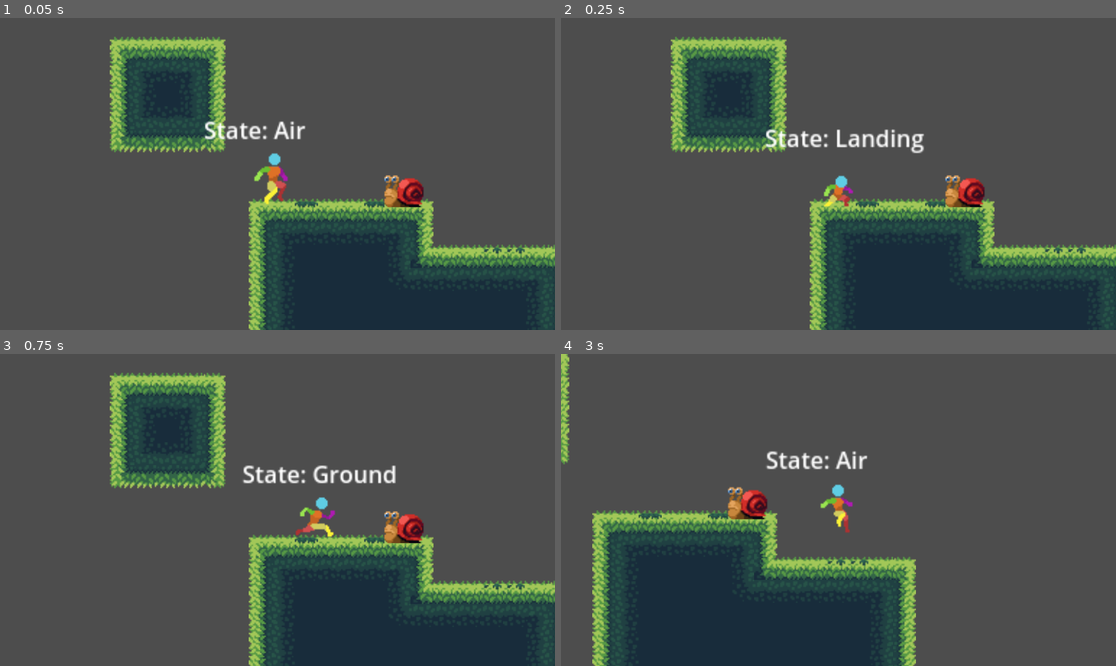
Above: before the commit, frames 1-4 (two rows, left to right).
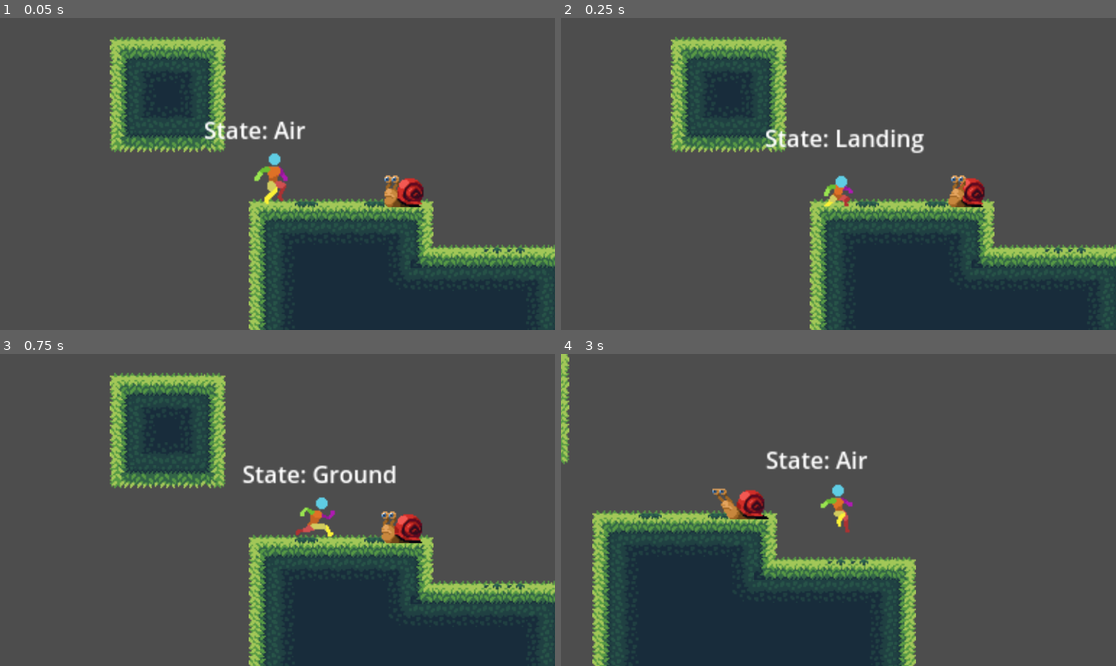
Above: after the commit, the same moments.

Repository: Allus-Interactive/platform-combat-game
Game: Godot game, scene res://scenes/main.tscn
The game is run twice, just before and just after one commit, with the same random seed, the same clock (stepped at 60 frames per second) and the same inputs.
Inputs:
- Up to frame 1 (0.05 s): no input
- Up to frame 2 (0.25 s): no input
- Up to frame 3 (0.75 s): hold D (move_right) from 0.53 s (still down); hold O (roll) from 0.53 s (still down)
- Up to frame 4 (3 s): tap Space (jump) at 0.77, 0.8, 1.07, 1.35, 1.52, 1.82, 2.3 s; release O (roll) at 1.28 s; tap O (roll) at 1.55, 2.85 s; release D (move_right) at 2.03 s; hold A (move_left) 2.03-2.78 s; hold P (attack) 2.03-2.78 s; hold D (move_right) from 2.78 s (still down)

Frame 1 is identical in both runs. In frame 2, 0.3% of the frame differs, in the area x 69-77%, y 50-61%; in frame 3, 0.4%; in frame 4, 0.6%, in the area x 27-38%, y 42-54%.

Commit message:
set up enemy state machine and dead animation

Diff:
--- a/scenes/enemies/snail.tscn
+++ b/scenes/enemies/snail.tscn
@@ -1,7 +1,25 @@
-[gd_scene load_steps=7 format=3 uid="uid://cm8exbu7yrhd2"]
+[gd_scene load_steps=16 format=3 uid="uid://cm8exbu7yrhd2"]
 
 [ext_resource type="Texture2D" uid="uid://d0tt1tfpdc81s" path="res://assets/enemies/snail/walk-Sheet.png" id="1_2854r"]
+[ext_resource type="Texture2D" uid="uid://cajsiurcjb750" path="res://assets/enemies/snail/Dead-Sheet.png" id="1_v3kle"]
 [ext_resource type="Script" path="res://scripts/enemies/damageable.gd" id="2_7kc3c"]
+[ext_resource type="Script" path="res://scripts/character_state_machine.gd" id="4_sgwu1"]
+[ext_resource type="Script" path="res://scripts/player_state.gd" id="5_jx8yx"]
+
+[sub_resource type="Animation" id="Animation_qqf4w"]
+length = 0.001
+tracks/0/type = "value"
+tracks/0/imported = false
+tracks/0/enabled = true
+tracks/0/path = NodePath("Sprite2D:frame")
+tracks/0/interp = 1
+tracks/0/loop_wrap = true
+tracks/0/keys = {
+"times": PackedFloat32Array(0),
+"transitions": PackedFloat32Array(1),
+"update": 1,
+"values": [0]
+}
 
 [sub_resource type="Animation" id="Animation_1kr7b"]
 resource_name = "walk"
@@ -44,26 +62,71 @@
 "values": [0, 1, 2, 3, 4, 5, 6, 7]
 }
 
-[sub_resource type="Animation" id="Animation_qqf4w"]
-length = 0.001
+[sub_resource type="Animation" id="Animation_ixx0x"]
+resource_name = "dead"
+length = 0.8
 tracks/0/type = "value"
 tracks/0/imported = false
 tracks/0/enabled = true
-tracks/0/path = NodePath("Sprite2D:frame")
+tracks/0/path = NodePath("Sprite2D:texture")
 tracks/0/interp = 1
 tracks/0/loop_wrap = true
 tracks/0/keys = {
 "times": PackedFloat32Array(0),
 "transitions": PackedFloat32Array(1),
 "update": 1,
-"values": [0]
+"values": [ExtResource("1_v3kle")]
+}
+tracks/1/type = "value"
+tracks/1/imported = false
+tracks/1/enabled = true
+tracks/1/path = NodePath("Sprite2D:hframes")
+tracks/1/interp = 1
+tracks/1/loop_wrap = true
+tracks/1/keys = {
+"times": PackedFloat32Array(0),
+"transitions": PackedFloat32Array(1),
+"update": 1,
+"values": [8]
+}
+tracks/2/type = "value"
+tracks/2/imported = false
+tracks/2/enabled = true
+tracks/2/path = NodePath("Sprite2D:frame")
+tracks/2/interp = 1
+tracks/2/loop_wrap = true
+tracks/2/keys = {
+"times": PackedFloat32Array(0, 0.1, 0.2, 0.3, 0.4, 0.5, 0.6, 0.7),
+"transitions": PackedFloat32Array(1, 1, 1, 1, 1, 1, 1, 1),
+"update": 1,
+"values": [0, 1, 2, 3, 4, 5, 6, 7]
 }
 
 [sub_resource type="AnimationLibrary" id="AnimationLibrary_7ukf3"]
 _data = {
 "RESET": SubResource("Animation_qqf4w"),
+"dead": SubResource("Animation_ixx0x"),
 "walk": SubResource("Animation_1kr7b")
 }
+
+[sub_resource type="AnimationNodeAnimation" id="AnimationNodeAnimation_hlakp"]
+animation = &"dead"
+
+[sub_resource type="AnimationNodeAnimation" id="AnimationNodeAnimation_8nhbc"]
+animation = &"walk"
+
+[sub_resource type="AnimationNodeStateMachineTransition" id="AnimationNodeStateMachineTransition_scfkn"]
+advance_mode = 2
+
+[sub_resource type="AnimationNodeStateMachineTransition" id="AnimationNodeStateMachineTransition_7xblh"]
+
+[sub_resource type="AnimationNodeStateMachine" id="AnimationNodeStateMachine_38meu"]
+states/Start/position = Vector2(202, 100)
+states/dead/node = SubResource("AnimationNodeAnimation_hlakp")
+states/dead/position = Vector2(550, 100)
+states/walk/node = SubResource("AnimationNodeAnimation_8nhbc")
+states/walk/position = Vector2(369, 100)
+transitions = ["Start", "walk", SubResource("AnimationNodeStateMachineTransition_scfkn"), "walk", "dead", SubResource("AnimationNodeStateMachineTransition_7xblh")]
 
 [sub_resource type="RectangleShape2D" id="RectangleShape2D_wlvsk"]
 size = Vector2(30, 22)
@@ -71,7 +134,7 @@
 [node name="Snail" type="CharacterBody2D"]
 
 [node name="Sprite2D" type="Sprite2D" parent="."]
-texture = ExtResource("1_2854r")
+texture = ExtResource("1_v3kle")
 hframes = 8
 
 [node name="AnimationPlayer" type="AnimationPlayer" parent="."]
@@ -79,9 +142,29 @@
 "": SubResource("AnimationLibrary_7ukf3")
 }
 
+[node name="AnimationTree" type="AnimationTree" parent="."]
+tree_root = SubResource("AnimationNodeStateMachine_38meu")
+anim_player = NodePath("../AnimationPlayer")
+
 [node name="CollisionShape2D" type="CollisionShape2D" parent="."]
 position = Vector2(-1, 5)
 shape = SubResource("RectangleShape2D_wlvsk")
 
 [node name="Damageable" type="Node" parent="."]
 script = ExtResource("2_7kc3c")
+
+[node name="CharacterStateMachine" type="Node" parent="." node_paths=PackedStringArray("character", "current_state", "animation_tree")]
+script = ExtResource("4_sgwu1")
+character = NodePath("..")
+current_state = NodePath("Walk")
+animation_tree = NodePath("../AnimationTree")
+
+[node name="Walk" type="Node" parent="CharacterStateMachine"]
+script = ExtResource("5_jx8yx")
+
+[node name="Dead" type="Node" parent="CharacterStateMachine"]
+script = ExtResource("5_jx8yx")
+can_move = false
+
+[node name="Hit" type="Node" parent="CharacterStateMachine"]
+script = ExtResource("5_jx8yx")
--- a/scenes/player.tscn
+++ b/scenes/player.tscn
@@ -34,328 +34,6 @@
 "values": [0]
 }
 
-[sub_resource type="Animation" id="Animation_fckc7"]
-resource_name = "double_jump"
-length = 0.1
-tracks/0/type = "value"
-tracks/0/imported = false
-tracks/0/enabled = true
-tracks/0/path = NodePath(".:texture")
-tracks/0/interp = 1
-tracks/0/loop_wrap = true
-tracks/0/keys = {
-"times": PackedFloat32Array(0),
-"transitions": PackedFloat32Array(1),
-"update": 1,
-"values": [ExtResource("3_8t4y0")]
-}
-tracks/1/type = "value"
-tracks/1/imported = false
-tracks/1/enabled = true
-tracks/1/path = NodePath(".:hframes")
-tracks/1/interp = 1
-tracks/1/loop_wrap = true
-tracks/1/keys = {
-"times": PackedFloat32Array(0),
-"transitions": PackedFloat32Array(1),
-"update": 1,
-"values": [3]
-}
-tracks/2/type = "value"
-tracks/2/imported = false
-tracks/2/enabled = true
-tracks/2/path = NodePath(".:frame")
-tracks/2/interp = 1
-tracks/2/loop_wrap = true
-tracks/2/keys = {
-"times": PackedFloat32Array(0),
-"transitions": PackedFloat32Array(1),
-"update": 1,
-"values": [0]
-}
-
-[sub_resource type="Animation" id="Animation_qqwf2"]
-resource_name = "idle"
-loop_mode = 1
-tracks/0/type = "value"
-tracks/0/imported = false
-tracks/0/enabled = true
-tracks/0/path = NodePath(".:texture")
-tracks/0/interp = 1
-tracks/0/loop_wrap = true
-tracks/0/keys = {
-"times": PackedFloat32Array(0),
-"transitions": PackedFloat32Array(1),
-"update": 1,
-"values": [ExtResource("2_2tdic")]
-}
-tracks/1/type = "value"
-tracks/1/imported = false
-tracks/1/enabled = true
-tracks/1/path = NodePath(".:hframes")
-tracks/1/interp = 1
-tracks/1/loop_wrap = true
-tracks/1/keys = {
-"times": PackedFloat32Array(0),
-"transitions": PackedFloat32Array(1),
-"update": 1,
-"values": [10]
-}
-tracks/2/type = "value"
-tracks/2/imported = false
-tracks/2/enabled = true
-tracks/2/path = NodePath(".:frame")
-tracks/2/interp = 1
-tracks/2/loop_wrap = true
-tracks/2/keys = {
-"times": PackedFloat32Array(0, 0.1, 0.2, 0.3, 0.4, 0.5, 0.6, 0.7, 0.8, 0.9),
-"transitions": PackedFloat32Array(1, 1, 1, 1, 1, 1, 1, 1, 1, 1),
-"update": 1,
-"values": [0, 1, 2, 3, 4, 5, 6, 7, 8, 9]
-}
-
-[sub_resource type="Animation" id="Animation_gixh5"]
-resource_name = "jump_end"
-length = 0.1
-tracks/0/type = "value"
-tracks/0/imported = false
-tracks/0/enabled = true
-tracks/0/path = NodePath(".:texture")
-tracks/0/interp = 1
-tracks/0/loop_wrap = true
-tracks/0/keys = {
-"times": PackedFloat32Array(0),
-"transitions": PackedFloat32Array(1),
-"update": 1,
-"values": [ExtResource("3_8t4y0")]
-}
-tracks/1/type = "value"
-tracks/1/imported = false
-tracks/1/enabled = true
-tracks/1/path = NodePath(".:hframes")
-tracks/1/interp = 1
-tracks/1/loop_wrap = true
-tracks/1/keys = {
-"times": PackedFloat32Array(0),
-"transitions": PackedFloat32Array(1),
-"update": 1,
-"values": [3]
-}
-tracks/2/type = "value"
-tracks/2/imported = false
-tracks/2/enabled = true
-tracks/2/path = NodePath(".:frame")
-tracks/2/interp = 1
-tracks/2/loop_wrap = true
-tracks/2/keys = {
-"times": PackedFloat32Array(0),
-"transitions": PackedFloat32Array(1),
-"update": 1,
-"values": [2]
-}
-
-[sub_resource type="Animation" id="Animation_0uyda"]
-resource_name = "jump_middle"
-length = 0.1
-tracks/0/type = "value"
-tracks/0/imported = false
-tracks/0/enabled = true
-tracks/0/path = NodePath(".:texture")
-tracks/0/interp = 1
-tracks/0/loop_wrap = true
-tracks/0/keys = {
-"times": PackedFloat32Array(0),
-"transitions": PackedFloat32Array(1),
-"update": 1,
-"values": [ExtResource("3_8t4y0")]
-}
-tracks/1/type = "value"
-tracks/1/imported = false
-tracks/1/enabled = true
-tracks/1/path = NodePath(".:hframes")
-tracks/1/interp = 1
-tracks/1/loop_wrap = true
-tracks/1/keys = {
-"times": PackedFloat32Array(0),
-"transitions": PackedFloat32Array(1),
-"update": 1,
-"values": [3]
-}
-tracks/2/type = "value"
-tracks/2/imported = false
-tracks/2/enabled = true
-tracks/2/path = NodePath(".:frame")
-tracks/2/interp = 1
-tracks/2/loop_wrap = true
-tracks/2/keys = {
-"times": PackedFloat32Array(0),
-"transitions": PackedFloat32Array(1),
-"update": 1,
-"values": [1]
-}
-
-[sub_resource type="Animation" id="Animation_7yqmp"]
-resource_name = "jump_start"
-length = 0.1
-tracks/0/type = "value"
-tracks/0/imported = false
-tracks/0/enabled = true
-tracks/0/path = NodePath(".:texture")
-tracks/0/interp = 1
-tracks/0/loop_wrap = true
-tracks/0/keys = {
-"times": PackedFloat32Array(0),
-"transitions": PackedFloat32Array(1),
-"update": 1,
-"values": [ExtResource("3_8t4y0")]
-}
-tracks/1/type = "value"
-tracks/1/imported = false
-tracks/1/enabled = true
-tracks/1/path = NodePath(".:hframes")
-tracks/1/interp = 1
-tracks/1/loop_wrap = true
-tracks/1/keys = {
-"times": PackedFloat32Array(0),
-"transitions": PackedFloat32Array(1),
-"update": 1,
-"values": [3]
-}
-tracks/2/type = "value"
-tracks/2/imported = false
-tracks/2/enabled = true
-tracks/2/path = NodePath(".:frame")
-tracks/2/interp = 1
-tracks/2/loop_wrap = true
-tracks/2/keys = {
-"times": PackedFloat32Array(0),
-"transitions": PackedFloat32Array(1),
-"update": 1,
-"values": [0]
-}
-
-[sub_resource type="Animation" id="Animation_h3r10"]
-resource_name = "jump_land"
-length = 0.4
-step = 0.05
-tracks/0/type = "value"
-tracks/0/imported = false
-tracks/0/enabled = true
-tracks/0/path = NodePath(".:texture")
-tracks/0/interp = 1
-tracks/0/loop_wrap = true
-tracks/0/keys = {
-"times": PackedFloat32Array(0),
-"transitions": PackedFloat32Array(1),
-"update": 1,
-"values": [ExtResource("4_7bvry")]
-}
-tracks/1/type = "value"
-tracks/1/imported = false
-tracks/1/enabled = true
-tracks/1/path = NodePath(".:hframes")
-tracks/1/interp = 1
-tracks/1/loop_wrap = true
-tracks/1/keys = {
-"times": PackedFloat32Array(0),
-"transitions": PackedFloat32Array(1),
-"update": 1,
-"values": [9]
-}
-tracks/2/type = "value"
-tracks/2/imported = false
-tracks/2/enabled = true
-tracks/2/path = NodePath(".:frame")
-tracks/2/interp = 1
-tracks/2/loop_wrap = true
-tracks/2/keys = {
-"times": PackedFloat32Array(0, 0.05, 0.1, 0.15, 0.2, 0.25, 0.3, 0.35),
-"transitions": PackedFloat32Array(1, 1, 1, 1, 1, 1, 1, 1),
-"update": 1,
-"values": [0, 1, 2, 3, 4, 5, 6, 7]
-}
-
-[sub_resource type="Animation" id="Animation_45js7"]
-resource_name = "roll"
-length = 0.7
-tracks/0/type = "value"
-tracks/0/imported = false
-tracks/0/enabled = true
-tracks/0/path = NodePath(".:texture")
-tracks/0/interp = 1
-tracks/0/loop_wrap = true
-tracks/0/keys = {
-"times": PackedFloat32Array(0),
-"transitions": PackedFloat32Array(1),
-"update": 1,
-"values": [ExtResource("5_teqtv")]
-}
-tracks/1/type = "value"
-tracks/1/imported = false
-tracks/1/enabled = true
-tracks/1/path = NodePath(".:hframes")
-tracks/1/interp = 1
-tracks/1/loop_wrap = true
-tracks/1/keys = {
-"times": PackedFloat32Array(0),
-"transitions": PackedFloat32Array(1),
-"update": 1,
-"values": [7]
-}
-tracks/2/type = "value"
-tracks/2/imported = false
-tracks/2/enabled = true
-tracks/2/path = NodePath(".:frame")
-tracks/2/interp = 1
-tracks/2/loop_wrap = true
-tracks/2/keys = {
-"times": PackedFloat32Array(0, 0.1, 0.2, 0.3, 0.4, 0.5, 0.6),
-"transitions": PackedFloat32Array(1, 1, 1, 1, 1, 1, 1),
-"update": 1,
-"values": [0, 1, 2, 3, 4, 5, 6]
-}
-
-[sub_resource type="Animation" id="Animation_tsto1"]
-resource_name = "run"
-length = 0.8
-loop_mode = 1
-tracks/0/type = "value"
-tracks/0/imported = false
-tracks/0/enabled = true
-tracks/0/path = NodePath(".:texture")
-tracks/0/interp = 1
-tracks/0/loop_wrap = true
-tracks/0/keys = {
-"times": PackedFloat32Array(0),
-"transitions": PackedFloat32Array(1),
-"update": 1,
-"values": [ExtResource("4_pw4qu")]
-}
-tracks/1/type = "value"
-tracks/1/imported = false
-tracks/1/enabled = true
-tracks/1/path = NodePath(".:hframes")
-tracks/1/interp = 1
-tracks/1/loop_wrap = true
-tracks/1/keys = {
-"times": PackedFloat32Array(0),
-"transitions": PackedFloat32Array(1),
-"update": 1,
-"values": [8]
-}
-tracks/2/type = "value"
-tracks/2/imported = false
-tracks/2/enabled = true
-tracks/2/path = NodePath(".:frame")
-tracks/2/interp = 1
-tracks/2/loop_wrap = true
-tracks/2/keys = {
-"times": PackedFloat32Array(0, 0.1, 0.2, 0.3, 0.4, 0.5, 0.6, 0.7),
-"transitions": PackedFloat32Array(1, 1, 1, 1, 1, 1, 1, 1),
-"update": 1,
-"values": [0, 1, 2, 3, 4, 5, 6, 7]
-}
-
 [sub_resource type="Animation" id="Animation_h21k5"]
 resource_name = "attack"
 length = 0.45
@@ -460,6 +138,328 @@
 "transitions": PackedFloat32Array(1, 1),
 "update": 1,
 "values": [true, false]
+}
+
+[sub_resource type="Animation" id="Animation_fckc7"]
+resource_name = "double_jump"
+length = 0.1
+tracks/0/type = "value"
+tracks/0/imported = false
+tracks/0/enabled = true
+tracks/0/path = NodePath(".:texture")
+tracks/0/interp = 1
+tracks/0/loop_wrap = true
+tracks/0/keys = {
+"times": PackedFloat32Array(0),
+"transitions": PackedFloat32Array(1),
+"update": 1,
+"values": [ExtResource("3_8t4y0")]
+}
+tracks/1/type = "value"
+tracks/1/imported = false
+tracks/1/enabled = true
+tracks/1/path = NodePath(".:hframes")
+tracks/1/interp = 1
+tracks/1/loop_wrap = true
+tracks/1/keys = {
+"times": PackedFloat32Array(0),
+"transitions": PackedFloat32Array(1),
+"update": 1,
+"values": [3]
+}
+tracks/2/type = "value"
+tracks/2/imported = false
+tracks/2/enabled = true
+tracks/2/path = NodePath(".:frame")
+tracks/2/interp = 1
+tracks/2/loop_wrap = true
+tracks/2/keys = {
+"times": PackedFloat32Array(0),
+"transitions": PackedFloat32Array(1),
+"update": 1,
+"values": [0]
+}
+
+[sub_resource type="Animation" id="Animation_qqwf2"]
+resource_name = "idle"
+loop_mode = 1
+tracks/0/type = "value"
+tracks/0/imported = false
+tracks/0/enabled = true
+tracks/0/path = NodePath(".:texture")
+tracks/0/interp = 1
+tracks/0/loop_wrap = true
+tracks/0/keys = {
+"times": PackedFloat32Array(0),
+"transitions": PackedFloat32Array(1),
+"update": 1,
+"values": [ExtResource("2_2tdic")]
+}
+tracks/1/type = "value"
+tracks/1/imported = false
+tracks/1/enabled = true
+tracks/1/path = NodePath(".:hframes")
+tracks/1/interp = 1
+tracks/1/loop_wrap = true
+tracks/1/keys = {
+"times": PackedFloat32Array(0),
+"transitions": PackedFloat32Array(1),
+"update": 1,
+"values": [10]
+}
+tracks/2/type = "value"
+tracks/2/imported = false
+tracks/2/enabled = true
+tracks/2/path = NodePath(".:frame")
+tracks/2/interp = 1
+tracks/2/loop_wrap = true
+tracks/2/keys = {
+"times": PackedFloat32Array(0, 0.1, 0.2, 0.3, 0.4, 0.5, 0.6, 0.7, 0.8, 0.9),
+"transitions": PackedFloat32Array(1, 1, 1, 1, 1, 1, 1, 1, 1, 1),
+"update": 1,
+"values": [0, 1, 2, 3, 4, 5, 6, 7, 8, 9]
+}
+
+[sub_resource type="Animation" id="Animation_gixh5"]
+resource_name = "jump_end"
+length = 0.1
+tracks/0/type = "value"
+tracks/0/imported = false
+tracks/0/enabled = true
+tracks/0/path = NodePath(".:texture")
+tracks/0/interp = 1
+tracks/0/loop_wrap = true
+tracks/0/keys = {
+"times": PackedFloat32Array(0),
+"transitions": PackedFloat32Array(1),
+"update": 1,
+"values": [ExtResource("3_8t4y0")]
+}
+tracks/1/type = "value"
+tracks/1/imported = false
+tracks/1/enabled = true
+tracks/1/path = NodePath(".:hframes")
+tracks/1/interp = 1
+tracks/1/loop_wrap = true
+tracks/1/keys = {
+"times": PackedFloat32Array(0),
+"transitions": PackedFloat32Array(1),
+"update": 1,
+"values": [3]
+}
+tracks/2/type = "value"
+tracks/2/imported = false
+tracks/2/enabled = true
+tracks/2/path = NodePath(".:frame")
+tracks/2/interp = 1
+tracks/2/loop_wrap = true
+tracks/2/keys = {
+"times": PackedFloat32Array(0),
+"transitions": PackedFloat32Array(1),
+"update": 1,
+"values": [2]
+}
+
+[sub_resource type="Animation" id="Animation_0uyda"]
+resource_name = "jump_middle"
+length = 0.1
+tracks/0/type = "value"
+tracks/0/imported = false
+tracks/0/enabled = true
+tracks/0/path = NodePath(".:texture")
+tracks/0/interp = 1
+tracks/0/loop_wrap = true
+tracks/0/keys = {
+"times": PackedFloat32Array(0),
+"transitions": PackedFloat32Array(1),
+"update": 1,
+"values": [ExtResource("3_8t4y0")]
+}
+tracks/1/type = "value"
+tracks/1/imported = false
+tracks/1/enabled = true
+tracks/1/path = NodePath(".:hframes")
+tracks/1/interp = 1
+tracks/1/loop_wrap = true
+tracks/1/keys = {
+"times": PackedFloat32Array(0),
+"transitions": PackedFloat32Array(1),
+"update": 1,
+"values": [3]
+}
+tracks/2/type = "value"
+tracks/2/imported = false
+tracks/2/enabled = true
+tracks/2/path = NodePath(".:frame")
+tracks/2/interp = 1
+tracks/2/loop_wrap = true
+tracks/2/keys = {
+"times": PackedFloat32Array(0),
+"transitions": PackedFloat32Array(1),
+"update": 1,
+"values": [1]
+}
+
+[sub_resource type="Animation" id="Animation_7yqmp"]
+resource_name = "jump_start"
+length = 0.1
+tracks/0/type = "value"
+tracks/0/imported = false
+tracks/0/enabled = true
+tracks/0/path = NodePath(".:texture")
+tracks/0/interp = 1
+tracks/0/loop_wrap = true
+tracks/0/keys = {
+"times": PackedFloat32Array(0),
+"transitions": PackedFloat32Array(1),
+"update": 1,
+"values": [ExtResource("3_8t4y0")]
+}
+tracks/1/type = "value"
+tracks/1/imported = false
+tracks/1/enabled = true
+tracks/1/path = NodePath(".:hframes")
+tracks/1/interp = 1
+tracks/1/loop_wrap = true
+tracks/1/keys = {
+"times": PackedFloat32Array(0),
+"transitions": PackedFloat32Array(1),
+"update": 1,
+"values": [3]
+}
+tracks/2/type = "value"
+tracks/2/imported = false
+tracks/2/enabled = true
+tracks/2/path = NodePath(".:frame")
+tracks/2/interp = 1
+tracks/2/loop_wrap = true
+tracks/2/keys = {
+"times": PackedFloat32Array(0),
+"transitions": PackedFloat32Array(1),
+"update": 1,
+"values": [0]
+}
+
+[sub_resource type="Animation" id="Animation_h3r10"]
+resource_name = "jump_land"
+length = 0.4
+step = 0.05
+tracks/0/type = "value"
+tracks/0/imported = false
+tracks/0/enabled = true
+tracks/0/path = NodePath(".:texture")
+tracks/0/interp = 1
+tracks/0/loop_wrap = true
+tracks/0/keys = {
+"times": PackedFloat32Array(0),
+"transitions": PackedFloat32Array(1),
+"update": 1,
+"values": [ExtResource("4_7bvry")]
+}
+tracks/1/type = "value"
+tracks/1/imported = false
+tracks/1/enabled = true
+tracks/1/path = NodePath(".:hframes")
+tracks/1/interp = 1
+tracks/1/loop_wrap = true
+tracks/1/keys = {
+"times": PackedFloat32Array(0),
+"transitions": PackedFloat32Array(1),
+"update": 1,
+"values": [9]
+}
+tracks/2/type = "value"
+tracks/2/imported = false
+tracks/2/enabled = true
+tracks/2/path = NodePath(".:frame")
+tracks/2/interp = 1
+tracks/2/loop_wrap = true
+tracks/2/keys = {
+"times": PackedFloat32Array(0, 0.05, 0.1, 0.15, 0.2, 0.25, 0.3, 0.35),
+"transitions": PackedFloat32Array(1, 1, 1, 1, 1, 1, 1, 1),
+"update": 1,
+"values": [0, 1, 2, 3, 4, 5, 6, 7]
+}
+
+[sub_resource type="Animation" id="Animation_45js7"]
+resource_name = "roll"
+length = 0.7
+tracks/0/type = "value"
+tracks/0/imported = false
+tracks/0/enabled = true
+tracks/0/path = NodePath(".:texture")
+tracks/0/interp = 1
+tracks/0/loop_wrap = true
+tracks/0/keys = {
+"times": PackedFloat32Array(0),
+"transitions": PackedFloat32Array(1),
+"update": 1,
+"values": [ExtResource("5_teqtv")]
+}
+tracks/1/type = "value"
+tracks/1/imported = false
+tracks/1/enabled = true
+tracks/1/path = NodePath(".:hframes")
+tracks/1/interp = 1
+tracks/1/loop_wrap = true
+tracks/1/keys = {
+"times": PackedFloat32Array(0),
+"transitions": PackedFloat32Array(1),
+"update": 1,
+"values": [7]
+}
+tracks/2/type = "value"
+tracks/2/imported = false
+tracks/2/enabled = true
+tracks/2/path = NodePath(".:frame")
+tracks/2/interp = 1
+tracks/2/loop_wrap = true
+tracks/2/keys = {
+"times": PackedFloat32Array(0, 0.1, 0.2, 0.3, 0.4, 0.5, 0.6),
+"transitions": PackedFloat32Array(1, 1, 1, 1, 1, 1, 1),
+"update": 1,
+"values": [0, 1, 2, 3, 4, 5, 6]
+}
+
+[sub_resource type="Animation" id="Animation_tsto1"]
+resource_name = "run"
+length = 0.8
+loop_mode = 1
+tracks/0/type = "value"
+tracks/0/imported = false
+tracks/0/enabled = true
+tracks/0/path = NodePath(".:texture")
+tracks/0/interp = 1
+tracks/0/loop_wrap = true
+tracks/0/keys = {
+"times": PackedFloat32Array(0),
+"transitions": PackedFloat32Array(1),
+"update": 1,
+"values": [ExtResource("4_pw4qu")]
+}
+tracks/1/type = "value"
+tracks/1/imported = false
+tracks/1/enabled = true
+tracks/1/path = NodePath(".:hframes")
+tracks/1/interp = 1
+tracks/1/loop_wrap = true
+tracks/1/keys = {
+"times": PackedFloat32Array(0),
+"transitions": PackedFloat32Array(1),
+"update": 1,
+"values": [8]
+}
+tracks/2/type = "value"
+tracks/2/imported = false
+tracks/2/enabled = true
+tracks/2/path = NodePath(".:frame")
+tracks/2/interp = 1
+tracks/2/loop_wrap = true
+tracks/2/keys = {
+"times": PackedFloat32Array(0, 0.1, 0.2, 0.3, 0.4, 0.5, 0.6, 0.7),
+"transitions": PackedFloat32Array(1, 1, 1, 1, 1, 1, 1, 1),
+"update": 1,
+"values": [0, 1, 2, 3, 4, 5, 6, 7]
 }
 
 [sub_resource type="AnimationLibrary" id="AnimationLibrary_tww1j"]
